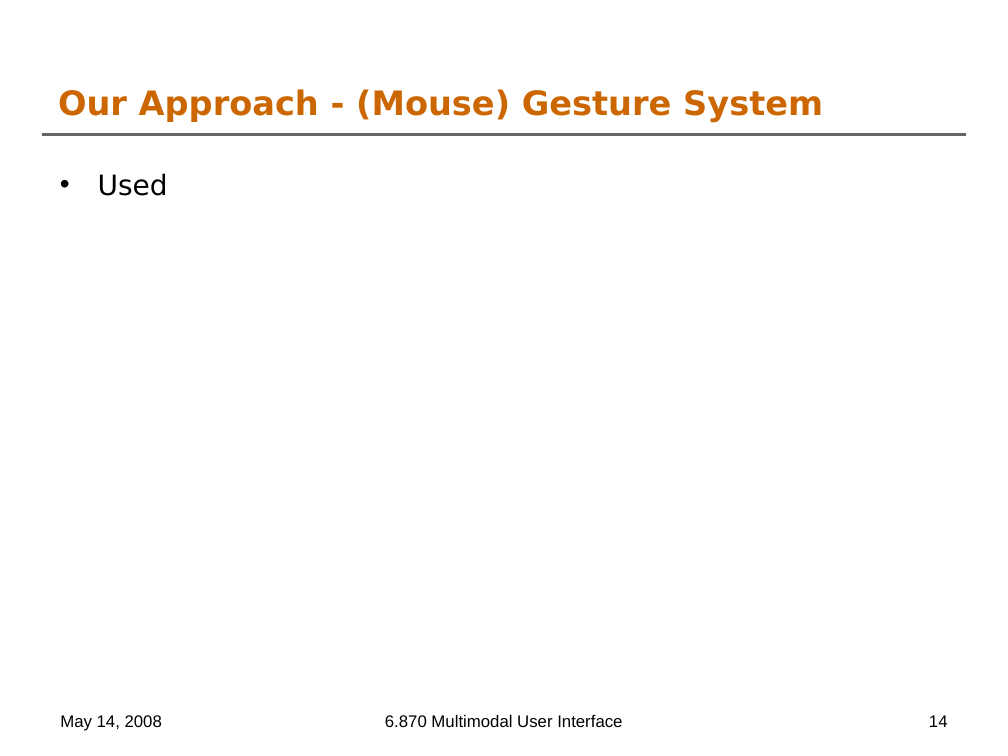
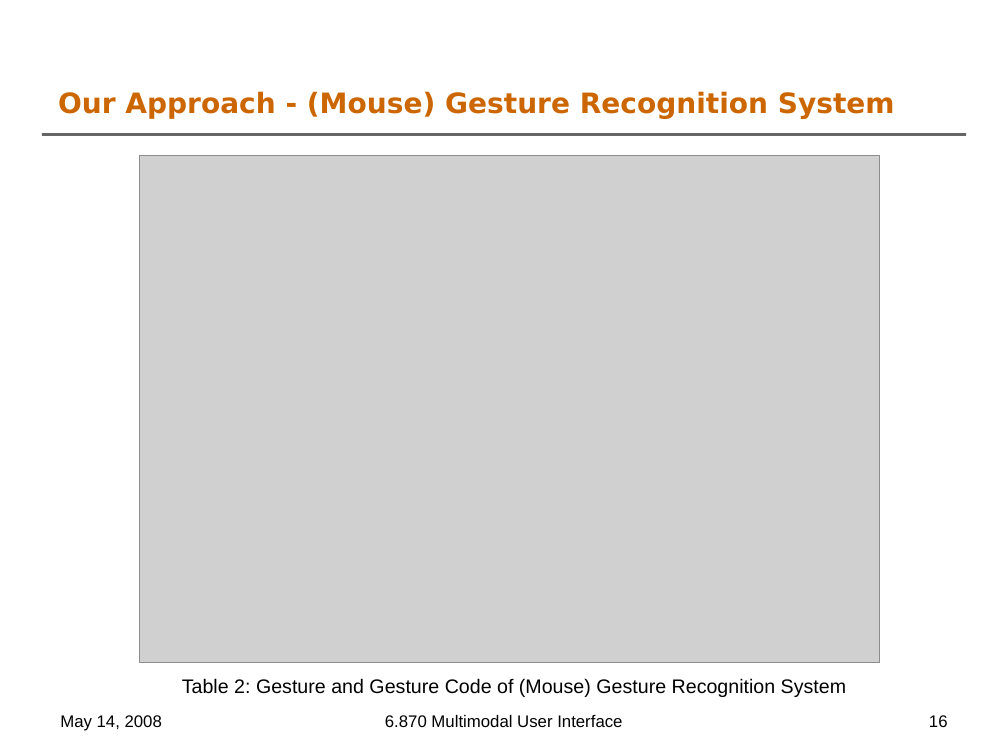
Before and after one commit to oshanis/webnnel, a slide deck: slide 16 of docs/6.870 Final Project Presentation.ppt (slide 14 before the commit). Drawn at 1008x756 pixels with LibreOffice and Linux fonts; fonts in the diff are those of the drawing; grey boxes stand for pictures; background and template pictures are left out. Boxes give left, top, right and bottom in pixels: in the first picture for what was removed or moved away, otherwise in the second. Text is boxed around its words. In the diff, an @@ line names an element or a change of style, - is before the commit and + after.

```diff
--- a/docs/6.870 Final Project Presentation.ppt
+++ b/docs/6.870 Final Project Presentation.ppt
@@ title at (58, 91, 895, 119): text changed; size 24 to 20 pt @@
-Our Approach - (Mouse) Gesture System
+Our Approach - (Mouse) Gesture Recognition System
@@ text removed at (98, 173, 168, 196) @@
-• Used
@@ picture added at (140, 155, 879, 663) @@
@@ text added at (182, 678, 846, 697), 14 pt, text #000000 @@
+Table 2: Gesture and Gesture Code of (Mouse) Gesture Recognition System
@@ page number at (929, 715, 948, 727): text changed @@
-14
+16
```
Also in this commit, not shown: 10 other slides changed, 4 slides added.
